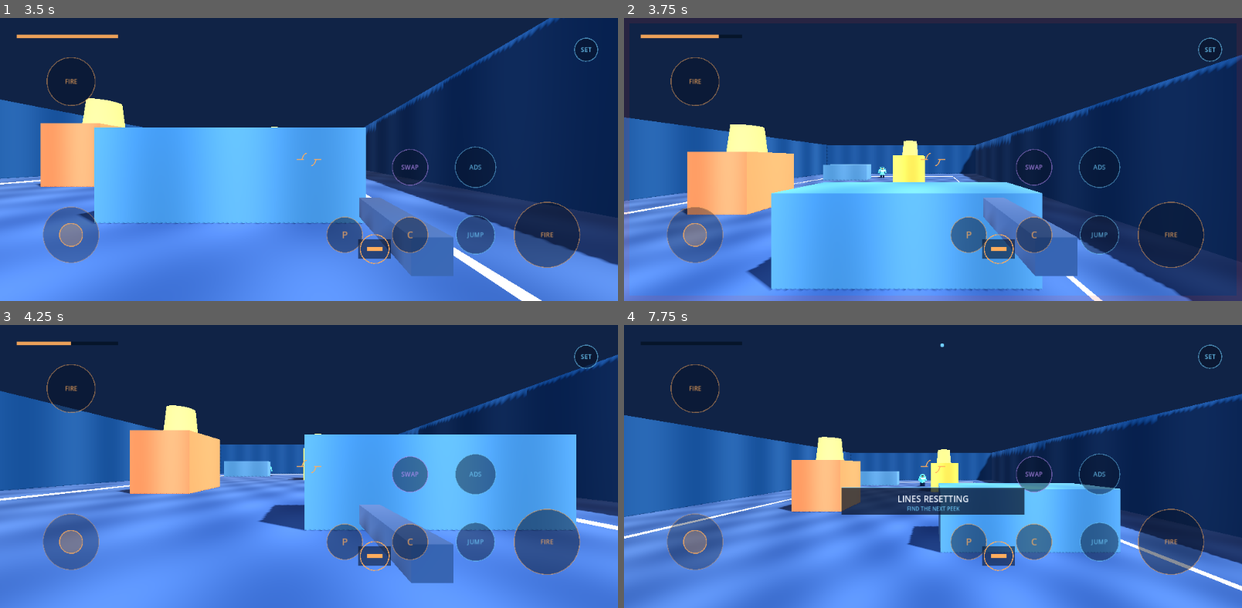
Above: before the commit, frames 1-4 (two rows, left to right).
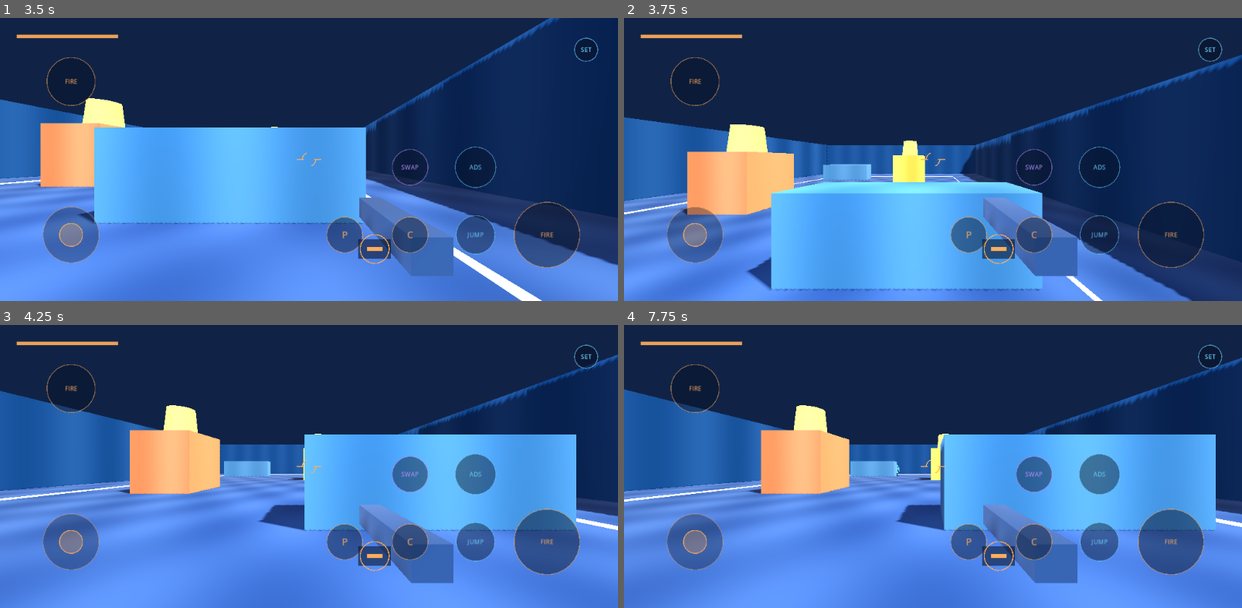
Above: after the commit, the same moments.

Repository: WillisLiao/X-in-a-bottle
Game: Godot game, scene res://main.tscn
Two runs of this game, one before a commit and one after it. Both use one fixed random seed, a clock stepped at 60 frames per second and the inputs below.
Inputs (mouse positions are in pixels of both pictures, inside the frame that each line leads up to):
- Up to frame 1 (3.5 s): tap Enter at 0.5, 2 s; drag from (309, 159) to (370, 97) at 0.52 s; tap Space (jump) at 1.25 s; drag from (185, 173) to (278, 216) at 1.27 s; move the mouse to (370, 97) at 2.02 s; press the mouse at (370, 97) at 2.03 s; hold D (move_right) 2.03-2.75 s; release the mouse at (370, 97) at 2.75 s; drag from (278, 216) to (123, 117) at 2.77 s
- Up to frame 2 (3.75 s): tap Space (jump) at 3.5 s; move the mouse to (1118, 201) at 3.52 s; press the mouse at (1118, 201) at 3.53 s; hold A (move_left) from 3.53 s (still down)
- Up to frame 3 (4.25 s): keep holding A (move_left); tap Space (jump) at 3.77 s
- Up to frame 4 (7.75 s): release A (move_left) at 4.25 s; release the mouse at (1118, 508) at 4.25 s; drag from (747, 424) to (840, 395) at 4.27 s; tap Enter at 5 s; move the mouse to (963, 466) at 5.02 s; press the mouse at (963, 466) at 5.03 s; hold S (move_back) 5.03-5.75 s; release the mouse at (963, 466) at 5.75 s; drag from (840, 395) to (809, 480) at 5.77 s; move the mouse to (1068, 452) at 6.52 s; press the mouse at (1068, 452) at 6.53 s; hold W (move_forward) 6.53-7.25 s; tap Space (jump) at 6.77 s; release the mouse at (1068, 452) at 7.25 s; drag from (809, 480) to (902, 523) at 7.27 s

Frame 1 is identical in both runs. In frame 2, 0.7% of the frame differs, in the area x 15-100%, y 5-87%; in frame 3, 0.1%; in frame 4, 33%, in the area x 0-100%, y 5-100%.

Commit message:
feat: make training duelist react and miss

Diff:
--- a/Riftline/scripts/bot_duelist.gd
+++ b/Riftline/scripts/bot_duelist.gd
@@ -4,37 +4,110 @@
 var target: Duelist
 var _time := 0.0
 var _opening_hold_remaining := 0.0
+var _decision_remaining := 0.0
+var _reaction_remaining := 0.0
+var _tracking_remaining := 0.0
+var _shot_cadence_remaining := 0.0
+var _burst_remaining := 0.0
+var _target_locked := false
+var _last_target_velocity := Vector3.ZERO
+var _aim_offset := Vector3.ZERO
+var _move_goal := Vector2.ZERO
+var _random := RandomNumberGenerator.new()
+
+func _ready() -> void:
+	_random.randomize()
 
 func hold_opening_position(seconds: float) -> void:
 	_opening_hold_remaining = maxf(_opening_hold_remaining, seconds)
+	_target_locked = false
+	_reaction_remaining = 0.0
+	_tracking_remaining = 0.0
+	_move_goal = Vector2.ZERO
 
 func _physics_process(delta: float) -> void:
 	if eliminated or target == null or target.eliminated:
 		return
 	_time += delta
+	_decision_remaining = maxf(0.0, _decision_remaining - delta)
+	_reaction_remaining = maxf(0.0, _reaction_remaining - delta)
+	_tracking_remaining = maxf(0.0, _tracking_remaining - delta)
+	_shot_cadence_remaining = maxf(0.0, _shot_cadence_remaining - delta)
+	_burst_remaining = maxf(0.0, _burst_remaining - delta)
+
 	var toward := target.global_position - global_position
 	toward.y = 0.0
 	var distance := toward.length()
 	if distance < 0.01:
 		return
 
-	# The opponent must visibly own its half of the arena before it begins its approach.
-	# Without this beat, the bot's first movement makes a correct spawn read as if it began at the player's cover.
+	# The bot turns toward the player's lane gradually so a mobile player can read and challenge the peek.
 	var desired_yaw := atan2(-toward.x, -toward.z)
 	rotation.y = lerp_angle(rotation.y, desired_yaw, minf(1.0, delta * 4.4))
-	head.rotation.x = clampf(lerpf(head.rotation.x, -0.03, delta * 4.0), -0.45, 0.4)
+	var aim_target := target.global_position + Vector3.UP * 0.98
+	head.rotation.x = clampf(lerpf(head.rotation.x, _pitch_to(aim_target), delta * 4.0), -0.45, 0.4)
+
 	if _opening_hold_remaining > 0.0:
 		_opening_hold_remaining = maxf(0.0, _opening_hold_remaining - delta)
+		_target_locked = false
+		_move_goal = Vector2.ZERO
 		drive(Vector2.ZERO, false, false, delta)
 		return
 
-	# It circles rather than walking straight at the player, so the opening duel tests aiming immediately.
-	var strafe := sin(_time * 1.8) * 0.82
-	var advance := 0.42 if distance > 14.0 else -0.16 if distance < 7.0 else 0.08
-	set_combat_pose(false, delta)
-	drive(Vector2(strafe, -advance), false, false, delta)
-	if distance < 32.0 and _has_line_of_sight():
-		fire_at(target.head.global_position)
+	var has_los := _has_line_of_sight()
+	if has_los:
+		_update_target_lock(delta)
+	else:
+		_target_locked = false
+		_reaction_remaining = 0.0
+		_tracking_remaining = 0.0
+	if _decision_remaining <= 0.0:
+		_decide_movement(distance, has_los)
+		_decision_remaining = 0.16
+	set_combat_pose(_target_locked and _tracking_remaining <= 0.0, delta)
+	drive(_move_goal, false, false, delta)
+
+	if not has_los or not _target_locked or _reaction_remaining > 0.0 or _tracking_remaining > 0.0 or _shot_cadence_remaining > 0.0:
+		return
+	if _burst_remaining <= 0.0:
+		# Keep one bounded torso miss for a short burst, rather than rerolling aim on every frame.
+		_aim_offset = Vector3(_random.randf_range(-0.46, 0.46), _random.randf_range(-0.2, 0.2), 0.0)
+		_burst_remaining = 0.72
+	fire_at(target.global_position + Vector3.UP * 0.98 + _aim_offset)
+	_shot_cadence_remaining = 0.18
+	_tracking_remaining = 0.1
+
+func _update_target_lock(delta: float) -> void:
+	var current_velocity := target.velocity
+	var direction_changed := current_velocity.length() > 2.0 and _last_target_velocity.length() > 2.0 and current_velocity.normalized().dot(_last_target_velocity.normalized()) < 0.25
+	_last_target_velocity = current_velocity
+	if not _target_locked:
+		_target_locked = true
+		_reaction_remaining = 0.34
+		_tracking_remaining = 0.22
+	elif direction_changed:
+		# A meaningful strafe change costs the bot a fresh read instead of a free head correction.
+		_reaction_remaining = maxf(_reaction_remaining, 0.22)
+		_tracking_remaining = maxf(_tracking_remaining, 0.18)
+		_target_locked = true
+
+func _decide_movement(distance: float, has_los: bool) -> void:
+	var strafe := _random.randf_range(-0.34, 0.34)
+	var advance := 0.0
+	if distance > 18.0:
+		advance = 0.34
+	elif distance < 7.0:
+		advance = -0.28
+	elif has_los:
+		# Short, deliberate peeks make the bot readable without turning it into a stationary target.
+		strafe = _random.randf_range(-0.55, 0.55)
+	else:
+		advance = 0.24
+	_move_goal = Vector2(strafe, -advance)
+
+func _pitch_to(point: Vector3) -> float:
+	var local_point := to_local(point)
+	return atan2(local_point.y - head.position.y, -local_point.z)
 
 func _has_line_of_sight() -> bool:
 	var origin := head.global_position + Vector3.UP * 0.03
--- a/Riftline/scripts/riftline_arena.gd
+++ b/Riftline/scripts/riftline_arena.gd
@@ -15,6 +15,7 @@
 var _capture_after := 2.0
 var _capture_settings := false
 var _capture_hud_layout := false
+var _capture_match_end := false
 var _capture_character := false
 var _capture_overview := false
 
@@ -25,6 +26,9 @@
 	_build_hud()
 	_read_capture_arguments()
 	director.begin()
+	if _capture_match_end:
+		# Renderer-only inspection hook for the terminal overlay; normal matches reach it through MatchDirector.
+		hud.show_match_result(Duelist.Team.SUN)
 	if not _capture_path.is_empty():
 		_capture_after_delay()
 
@@ -242,6 +246,8 @@
 			_capture_settings = true
 		elif argument == "--hud-layout":
 			_capture_hud_layout = true
+		elif argument == "--match-end":
+			_capture_match_end = true
 		elif argument == "--character":
 			_capture_character = true
 		elif argument == "--overview":
